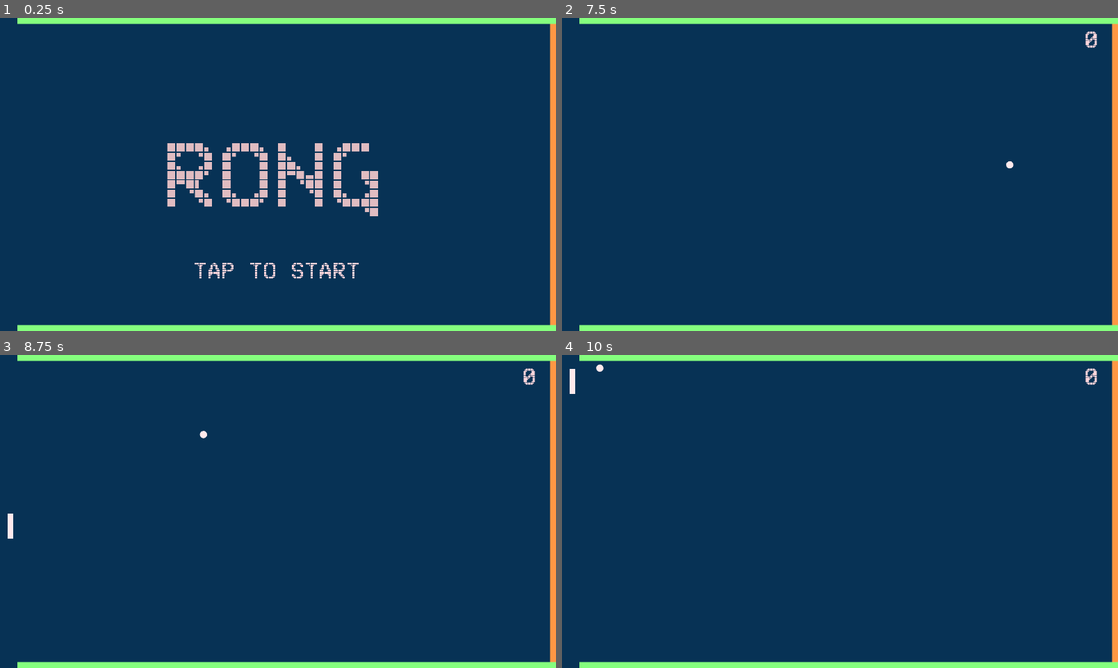
Above: before the commit, frames 1-4 (two rows, left to right).
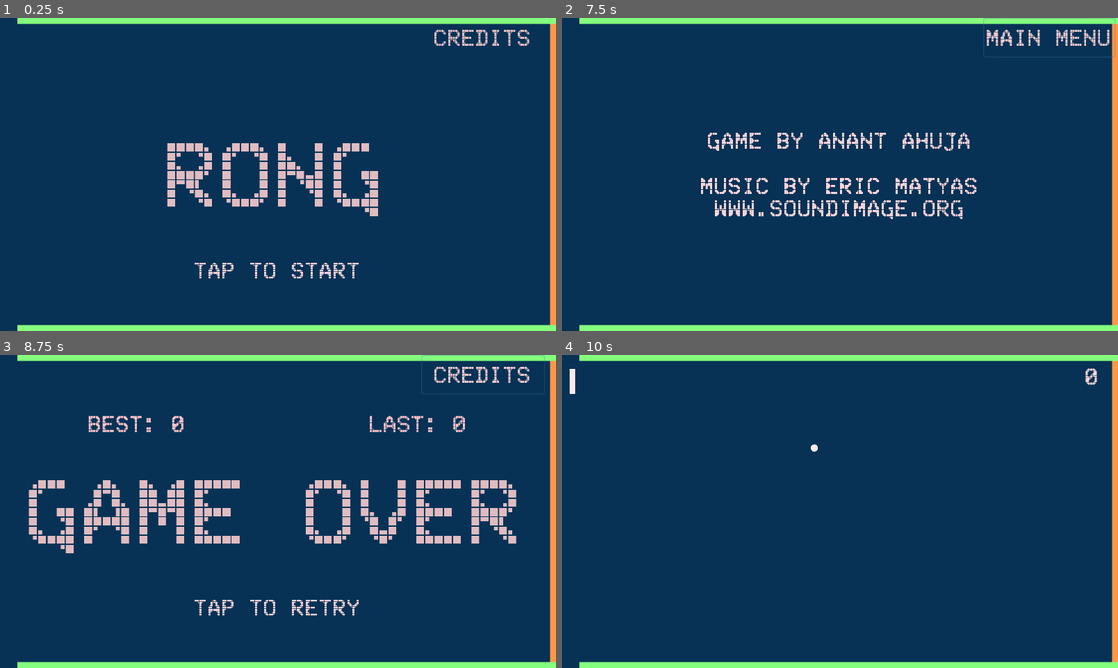
Above: after the commit, the same moments.

Repository: InfiniteAnts/Rong
Game: Godot game, scene res://Pong.tscn
Two runs of this game, one before a commit and one after it. Both use one fixed random seed, a clock stepped at 60 frames per second and the inputs below.
Inputs (mouse positions are in pixels of both pictures, inside the frame that each line leads up to):
- Up to frame 1 (0.25 s): no input
- Up to frame 2 (7.5 s): click "RONG" at 0.5 s; tap Enter (ui_accept) at 1.25, 1.52, 2, 2.27, 4.25, 4.52, 5, 5.27, 6.02, 6.5 s; click "Game Over" at 3.5 s; click (1045, 36) at 7.25 s, where only the run after the commit has a clickable "Credits"
- Up to frame 3 (8.75 s): click (489, 373) at 8 s, where only the run after the commit has a clickable "Main Menu"
- Up to frame 4 (10 s): click (840, 511) at 8.75 s, where only the run after the commit has a clickable "Game Over"; tap Enter (ui_accept) at 9.77 s

The runs differ from the first frame. In frame 1, 0.4% of the frame differs, in the area x 78-96%, y 3-9%; in frame 2, 3.2%; in frame 3, 7.5%, in the area x 1-98%, y 0-84%; in frame 4, less than 0.1%.

Commit message:
Added Credits Screen

Diff:
--- a/HUD.gd
+++ b/HUD.gd
@@ -1,6 +1,8 @@
 extends CanvasLayer
 
 signal start_game
+
+var credits_screen = false
 
 # Update score
 func update_score(score):
@@ -19,6 +21,9 @@
 	$'ScoreContainer/LastScoreLabel'.hide()
 	$'ScoreContainer/BestScoreLabel'.hide()
 
+	# Hide credits button
+	$CreditsButton.hide()
+
 	# Show the score
 	Global.score = 0
 	update_score(Global.score)
@@ -30,6 +35,7 @@
 
 	# Play the music
 	$'../GameMusic'.play()
+
 # When game is over,
 func show_game_over():
 
@@ -57,3 +63,40 @@
 	$MessageLabel.show()
 	$'ScoreContainer/LastScoreLabel'.show()
 	$'ScoreContainer/BestScoreLabel'.show()
+
+	# Show the Credits button
+	$CreditsButton.show()
+
+func _on_CreditsButton_pressed():
+
+	if not credits_screen:
+
+		credits_screen = true
+
+		# Hide Start Menu
+		$StartButton.hide()
+		$MessageLabel.hide()
+		$'ScoreContainer/LastScoreLabel'.hide()
+		$'ScoreContainer/BestScoreLabel'.hide()
+
+		# Change CreditsButton Text to Main Menu
+		$CreditsButton.text = "Main Menu"
+
+		# Show the Credits
+		$Credits.show()
+
+	else:
+
+		credits_screen = false
+
+		# Hide the Credits
+		$Credits.hide()
+
+		# Show STart Menu
+		$StartButton.show()
+		$MessageLabel.show()
+		$'ScoreContainer/LastScoreLabel'.show()
+		$'ScoreContainer/BestScoreLabel'.show()
+
+		# Change CreditsButton Text to Credits
+		$CreditsButton.text = 'Credits'
--- a/HUD.tscn
+++ b/HUD.tscn
@@ -23,6 +23,14 @@
 size = 64
 font_data = ExtResource( 2 )
 
+[sub_resource type="DynamicFont" id=6]
+size = 64
+font_data = ExtResource( 2 )
+
+[sub_resource type="DynamicFont" id=7]
+size = 64
+font_data = ExtResource( 2 )
+
 [node name="HUD" type="CanvasLayer"]
 script = ExtResource( 1 )
 
@@ -38,6 +46,7 @@
 custom_fonts/font = SubResource( 1 )
 align = 1
 __meta__ = {
+"_edit_lock_": true,
 "_edit_use_anchors_": true
 }
 
@@ -109,4 +118,39 @@
 __meta__ = {
 "_edit_lock_": true
 }
+
+[node name="CreditsButton" type="Button" parent="."]
+modulate = Color( 1, 0.917647, 0.929412, 1 )
+self_modulate = Color( 1, 0.917647, 0.929412, 1 )
+anchor_left = 1.0
+anchor_right = 1.0
+margin_left = -465.0
+margin_right = -39.0
+margin_bottom = 136.0
+custom_fonts/font = SubResource( 6 )
+text = "Credits"
+flat = true
+expand_icon = true
+__meta__ = {
+"_edit_use_anchors_": false
+}
+
+[node name="Credits" type="Label" parent="."]
+visible = false
+modulate = Color( 1, 0.917647, 0.929412, 1 )
+self_modulate = Color( 1, 0.917647, 0.929412, 1 )
+anchor_right = 1.0
+anchor_bottom = 1.0
+custom_fonts/font = SubResource( 7 )
+text = "Game by Anant Ahuja
+
+Music by Eric Matyas
+www.soundimage.org"
+align = 1
+valign = 1
+__meta__ = {
+"_edit_lock_": true,
+"_edit_use_anchors_": false
+}
 [connection signal="pressed" from="StartButton" to="." method="_on_StartButton_pressed"]
+[connection signal="pressed" from="CreditsButton" to="." method="_on_CreditsButton_pressed"]
Not shown, changed: Blip_select 3.wav.import
Not shown: 1 places in HUD.tscn that only renumber resources
Not shown, changed: game_over.wav.import
Not shown, changed: .DS_Store
